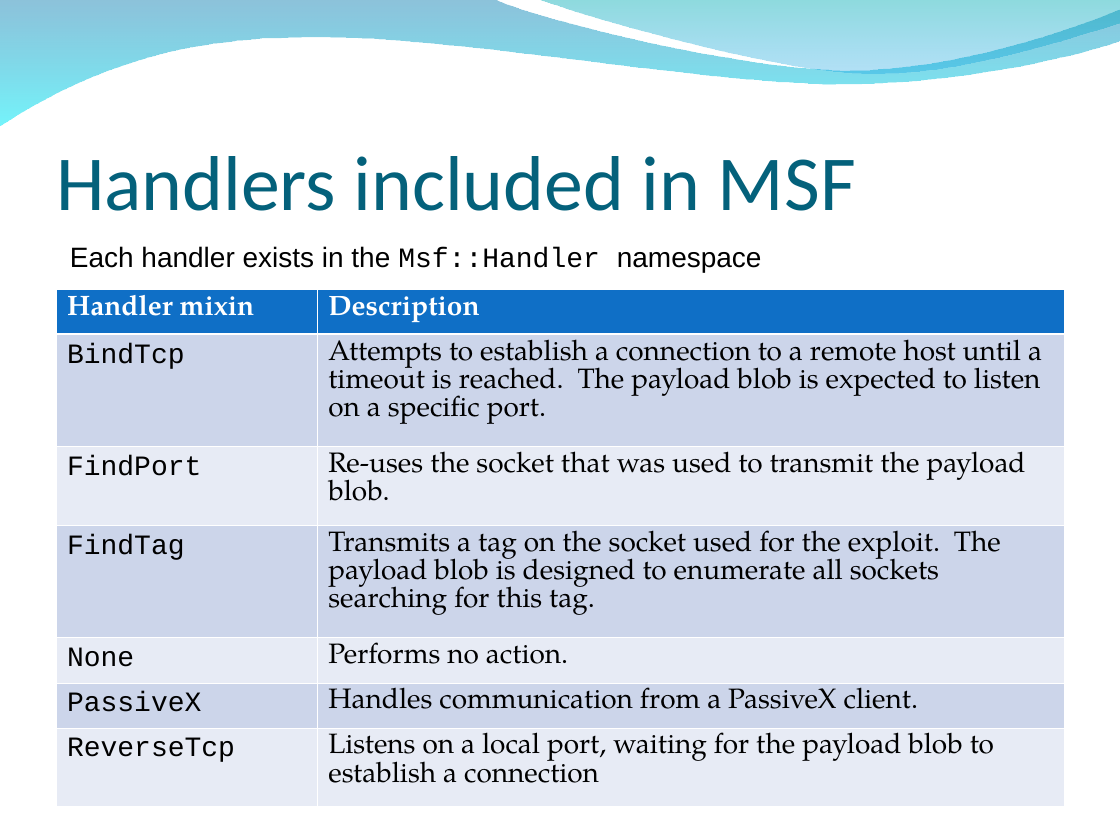
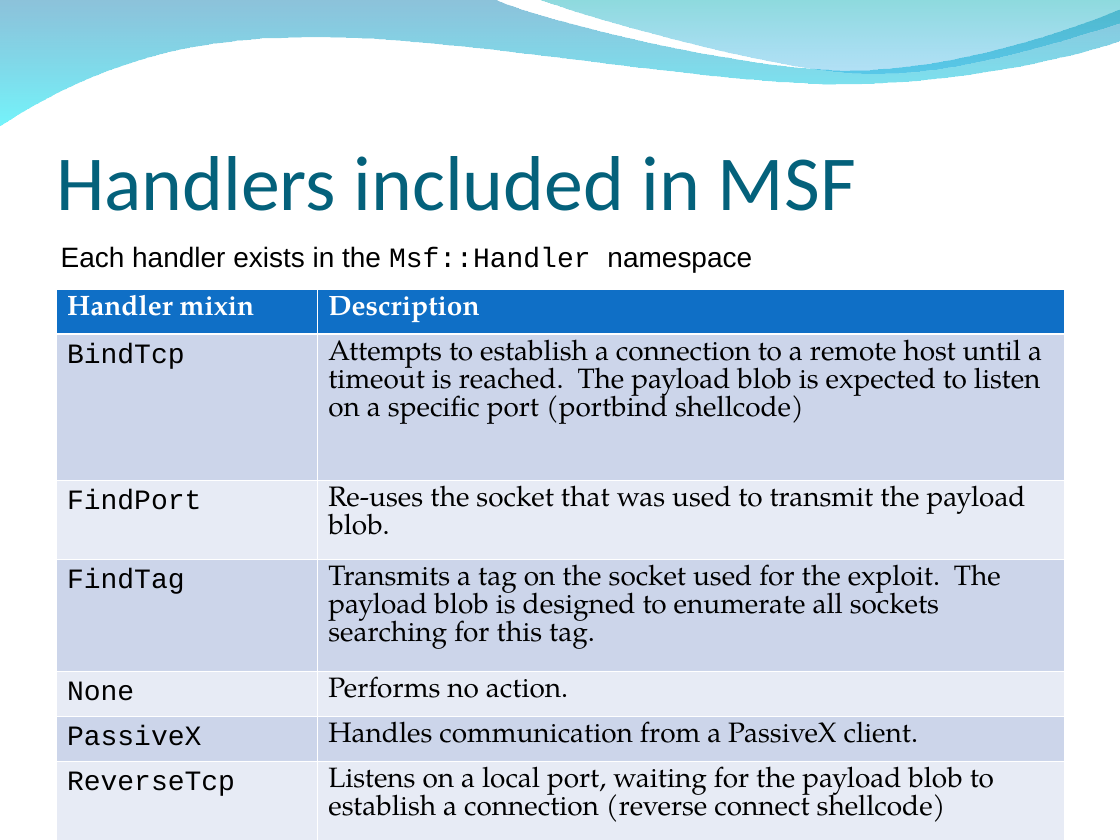
Before and after one commit to radar-webhook-testing/metasploit-framework-commits, a slide deck: slide 197 of dev/materials/msf3_internals_training/slides/bh_training_deck.ppt. Drawn at 1120x840 pixels with LibreOffice and Linux fonts; fonts in the diff are those of the drawing; background and template pictures are left out. Boxes give left, top, right and bottom in pixels: in the first picture for what was removed or moved away, otherwise in the second. Text is boxed around its words. In the diff, an @@ line names an element or a change of style, - is before the commit and + after.

Commit message:
updated slide deck

```diff
--- a/dev/materials/msf3_internals_training/slides/bh_training_deck.ppt
+++ b/dev/materials/msf3_internals_training/slides/bh_training_deck.ppt
@@ text "Each handler exists in the ...": place and size @@
-text "Each handler exists in the ..." at box(70, 246, 762, 272)
+text "Each handler exists in the ..." at box(61, 246, 752, 272)
@@ table at box(56, 289, 1064, 826) @@
-row 2, column 2: Attempts to establish a connection to a remote host until a timeout is reached. The payload blob is expected to listen on a specific port.
+row 2, column 2: Attempts to establish a connection to a remote host until a timeout is reached. The payload blob is expected to listen on a specific port (portbind shellcode)
-row 7, column 2: Listens on a local port, waiting for the payload blob to establish a connection
+row 7, column 2: Listens on a local port, waiting for the payload blob to establish a connection (reverse connect shellcode)
```
Also in this commit, not shown: 5 other slides changed, 22 slides added, 4 slides removed.
